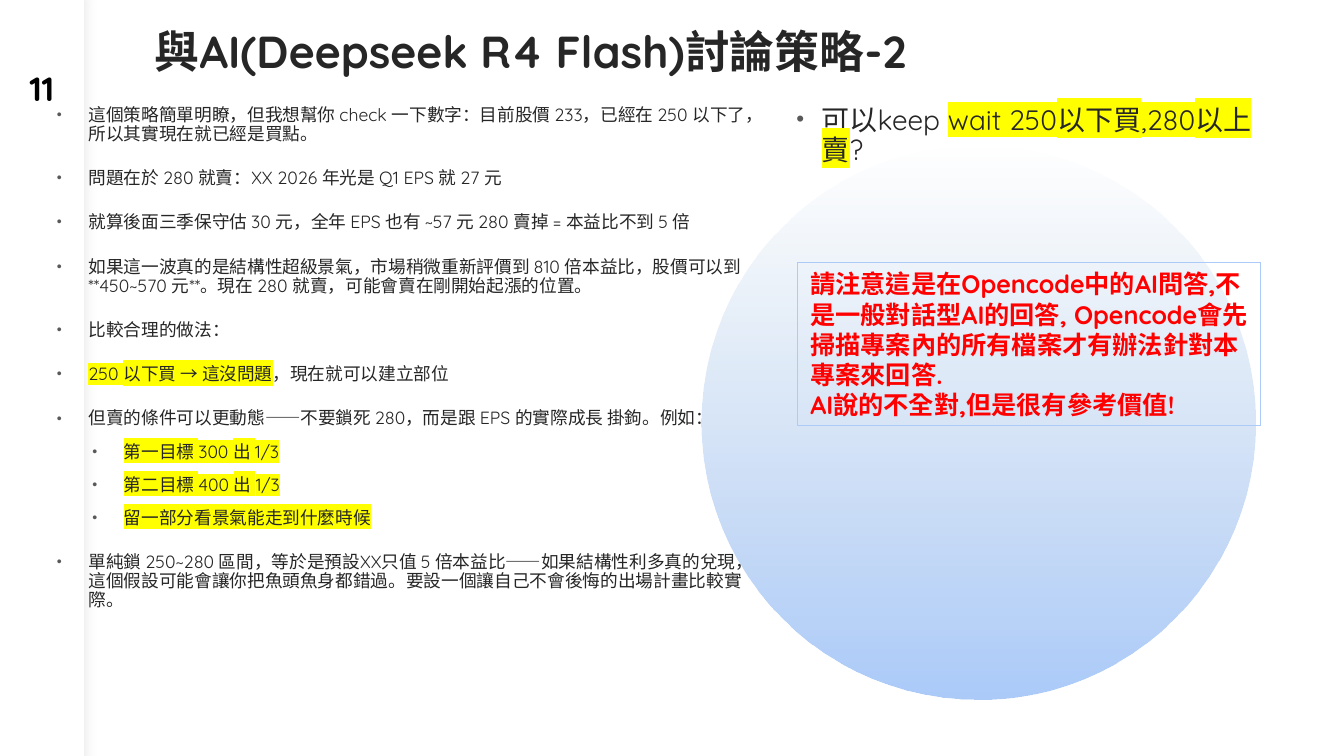
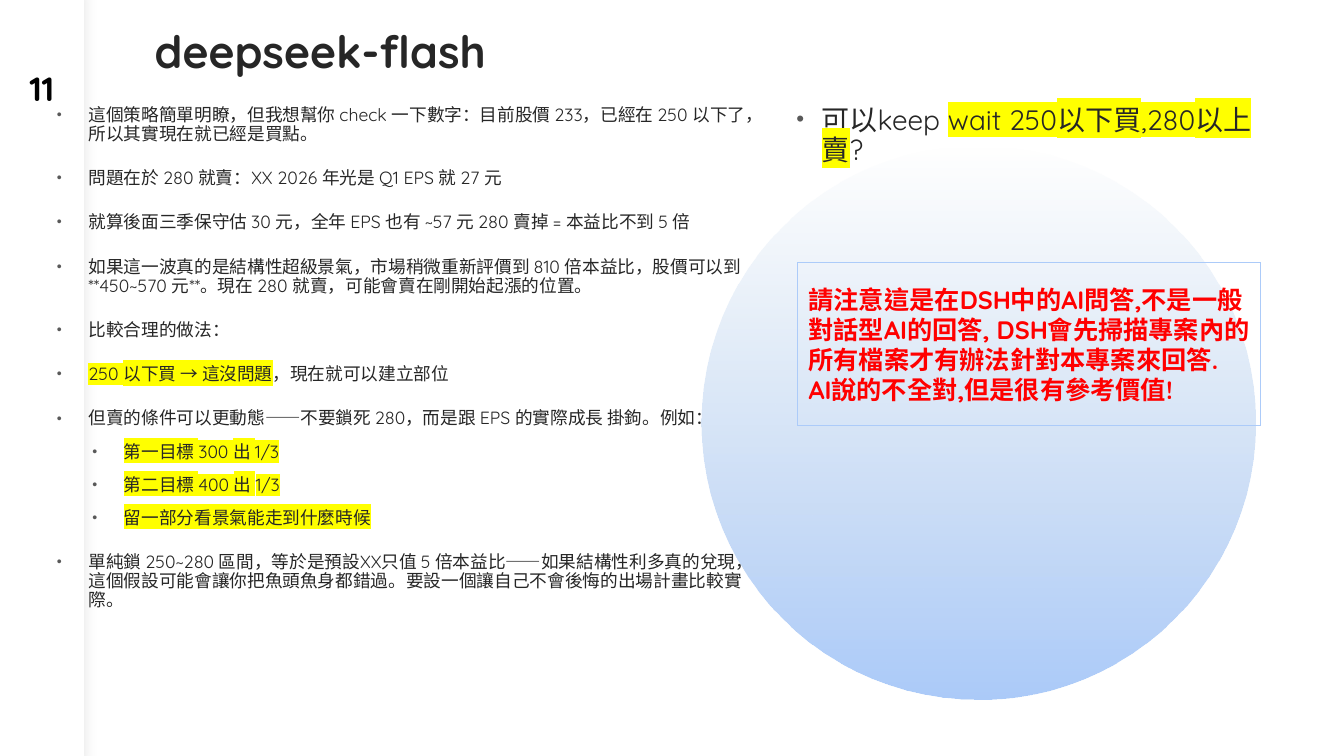
Before and after one commit to dinchentech/tw-selfselect, a slide deck: slide 11 of plans/ppt/TW-SELFSELECT台股買賣自動化系統-W1-講稿版.pptx. Drawn at 1344x756 pixels with LibreOffice and Linux fonts; fonts in the diff are those of the drawing. Boxes give left, top, right and bottom in pixels: in the first picture for what was removed or moved away, otherwise in the second. Text is boxed around its words. In the diff, an @@ line names an element or a change of style, - is before the commit and + after.

Commit message:
plans/ppt：投影片改用 DSH（DeepSeek Harness），取代 opencode 內容
- 品牌/工具：Opencode/opencode → DSH（標題頁、章節頁、內文與講稿）
- 啟動方式改成 DSH：dsh_web（＝pnpm dsh web）→ 瀏覽器開 http://127.0.0.1:3080；
  Web 介面左側 session 清單接續對話；不再有 /exit /init /finmind /start-work 等舊指令
- 模型段落改成 deepseek-flash（可在 Web 介面切換；同一段對話不混用他廠模型）
- 舊模式（Sisyphus / Prometheus Plan Builder / Ultraworker）改成 DSH 的 plan 模式
  （先送計畫核准再動手）＋ goal（長任務分回合續跑）
- 技能（skills）改成自然語言呼叫（例：用 finmind 抓月營收）
- W1 準備清單第二項從「申請 OpenRouter」改成「使用 DSH＋deepseek-flash，金鑰事先設好」
- 路徑：~/tw-autotrader → ~/tw-selfselect（VM 名稱 tw-autotrader 與 GitHub URL 保留）
- W3 操作頁（s2–s6）文字框整段重寫，避免舊行殘留；W5 s17 講稿「切到 Deepseek Pro」→「換更大模型續跑」
- 掃描全文字（含講稿）禁用詞 0 命中

註：部分頁面的「截圖」仍是舊 opencode UI，尚未替換（需 DSH 介面截圖）。

```diff
--- a/plans/ppt/TW-SELFSELECT台股買賣自動化系統-W1-講稿版.pptx
+++ b/plans/ppt/TW-SELFSELECT台股買賣自動化系統-W1-講稿版.pptx
@@ title at [155,35,486,77]: text changed @@
-與AI(Deepseek R4 Flash)討論策略-2
+deepseek-flash
@@ text in rectangle at [809,287,1243,343]: text changed @@
-請注意這是在Opencode中的AI問答,不是一般對話型AI的回答, Opencode會先掃描專案內的所有檔案才有辦法針對本專案來回答.
+請注意這是在DSH中的AI問答,不是一般對話型AI的回答, DSH會先掃描專案內的所有檔案才有辦法針對本專案來回答.
```
Also in this commit, not shown: 7 other slides changed, 5 other files.
